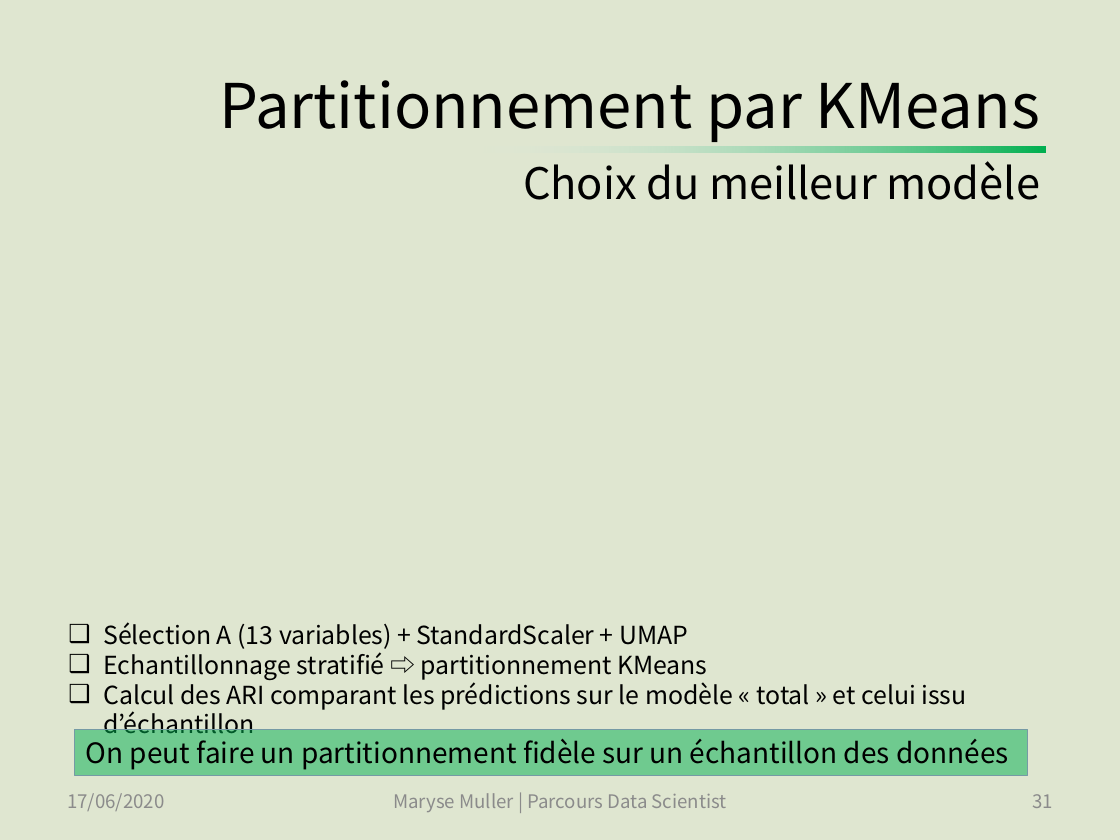
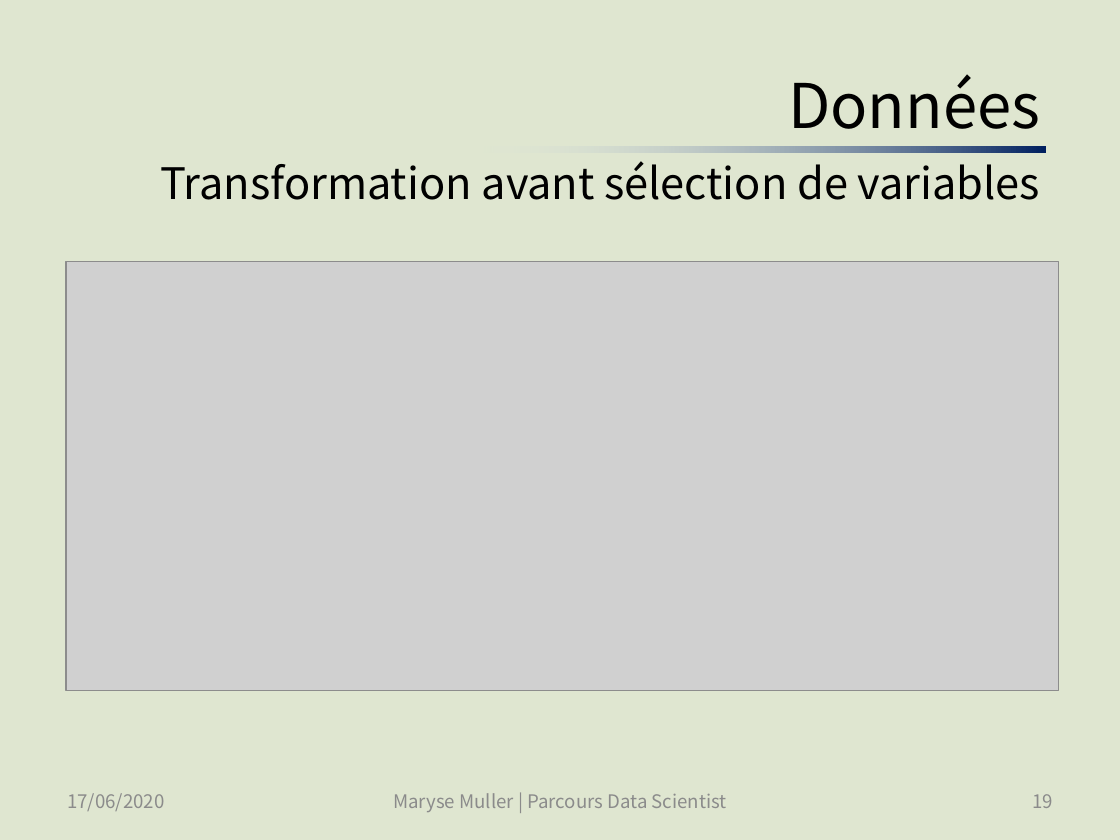
Before and after one commit to SmellyArmure/OC_DS_Project5, a slide deck: slide 19 of PRESENTATION/Projet5.pptx (slide 31 before the commit). Drawn at 1120x840 pixels with LibreOffice and Linux fonts; fonts in the diff are those of the drawing; grey boxes stand for pictures. Boxes give left, top, right and bottom in pixels: in the first picture for what was removed or moved away, otherwise in the second. Text is boxed around its words. In the diff, an @@ line names an element or a change of style, - is before the commit and + after.

Commit message:
P5_Clustering : choisi la meilleur version de la stratégie de pré-processing | Présentation : première version (envoyée en livrable) avant soutenance du 30/09/20.

```diff
--- a/PRESENTATION/Projet5.pptx
+++ b/PRESENTATION/Projet5.pptx
@@ title at box(160, 74, 1040, 200): text changed; size 39.6 to 27.9 pt @@
-Partitionnement par KMeans
-Choix du meilleur modèle
+Données
+Transformation avant sélection de variables
@@ rectangle at box(468, 147, 1045, 152): fill gradient #00B050 to #E6EDF0 to gradient #002060 to #E6EDF0 @@
@@ picture added at box(66, 261, 1058, 690) @@
@@ text removed at box(103, 622, 967, 710) @@
-❑ Sélection A (13 variables) + StandardScaler + UMAP
-❑ Echantillonnage stratifié ⇨ partitionnement KMeans
-❑ Calcul des ARI comparant les prédictions sur le modèle « total » et celui issu d’échantillon
@@ rectangle removed at box(75, 730, 1027, 775) @@
-On peut faire un partitionnement fidèle sur un échantillon des données
@@ page number at box(1032, 794, 1053, 808): text changed @@
-31
+19
```
Also in this commit, not shown: 22 other slides changed, 8 slides added, 2 slides removed, 4 other files.
